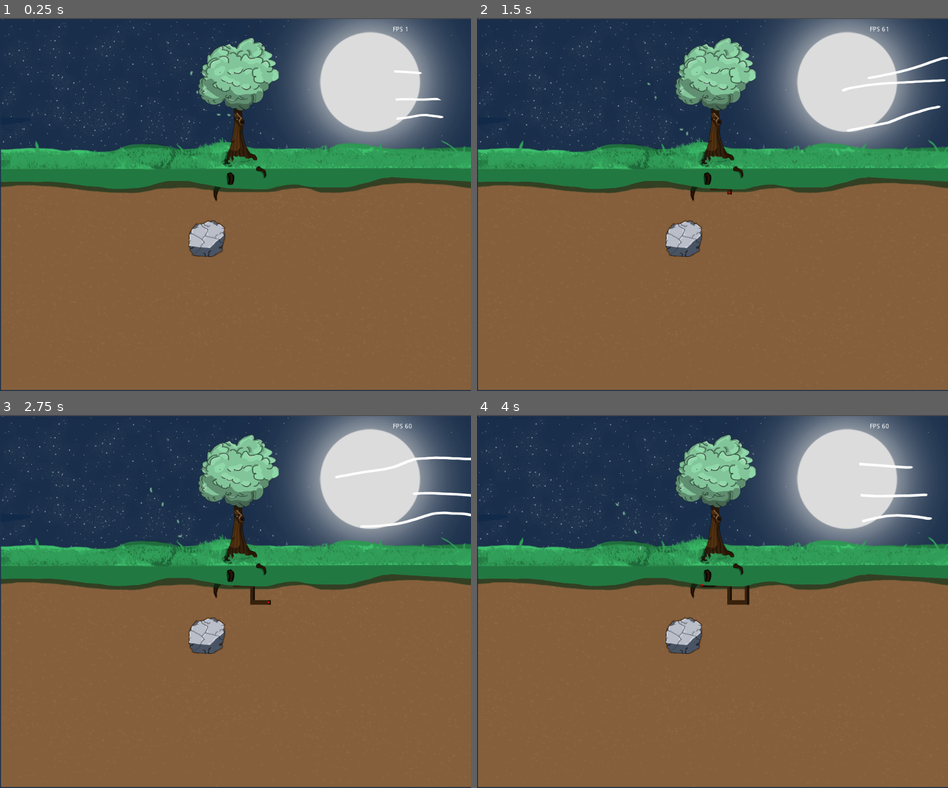
Above: before the commit, frames 1-4 (two rows, left to right).
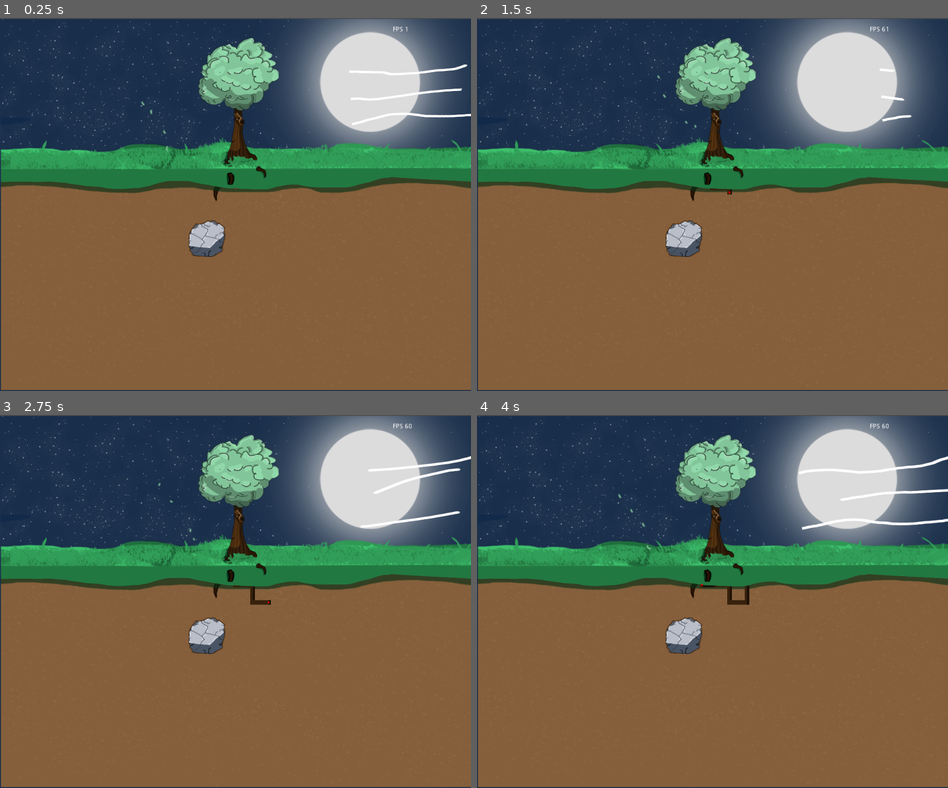
Above: after the commit, the same moments.

Repository: GunesUstunalp/GGJ2023Game
Game: Godot game, scene res://MainScene.tscn
The game is run twice, just before and just after one commit, with the same random seed, the same clock (stepped at 60 frames per second) and the same inputs.
Inputs:
- Up to frame 1 (0.25 s): no input
- Up to frame 2 (1.5 s): hold D (move_right) 0.53-1.28 s; hold S (move_down) from 1.28 s (still down)
- Up to frame 3 (2.75 s): release S (move_down) at 2.03 s; hold D (move_right) from 2.03 s (still down)
- Up to frame 4 (4 s): release D (move_right) at 2.78 s; hold W (move_up) 2.78-3.53 s; hold A (move_left) from 3.53 s (still down)

The runs differ from the first frame. In frame 1, 0.7% of the frame differs, in the area x 2-100%, y 12-41%; in frame 2, 0.8%; in frame 3, 0.9%; in frame 4, 1.1%, in the area x 2-100%, y 11-41%.

Commit message:
wind added

Diff:
--- a/MainScene.tscn
+++ b/MainScene.tscn
@@ -43,6 +43,7 @@
 [ext_resource path="res://Resources/backgrass/Layer 5.png" type="Texture" id=41]
 [ext_resource path="res://Resources/treeroot.png" type="Texture" id=42]
 [ext_resource path="res://Resources/Layer 69.png" type="Texture" id=43]
+[ext_resource path="res://Resources/wind-loop.wav" type="AudioStream" id=44]
 [ext_resource path="res://Resources/backgrass/Layer 9.png" type="Texture" id=66]
 [ext_resource path="res://Resources/backgrass/Layer 8.png" type="Texture" id=67]
 [ext_resource path="res://Resources/backgrass/Layer 10.png" type="Texture" id=68]
@@ -188,14 +189,14 @@
 position = Vector2( 527, 302 )
 scale = Vector2( 0.938415, 0.788093 )
 frames = SubResource( 3 )
-frame = 9
+frame = 7
 playing = true
 
 [node name="Grass" type="AnimatedSprite" parent="."]
 position = Vector2( 529, 297 )
 scale = Vector2( 1.01546, 0.957143 )
 frames = SubResource( 1 )
-frame = 4
+frame = 11
 playing = true
 
 [node name="Treee" type="Sprite" parent="."]
@@ -217,7 +218,7 @@
 position = Vector2( 448, 176 )
 rotation = 1.09023
 frames = SubResource( 2 )
-frame = 18
+frame = 15
 playing = true
 
 [node name="Wind" type="AnimatedSprite" parent="."]
@@ -225,10 +226,15 @@
 rotation = 3.08787
 scale = Vector2( 0.66, 0.33 )
 frames = SubResource( 5 )
-frame = 32
+frame = 23
 speed_scale = 4.5
 playing = true
 script = ExtResource( 115 )
+
+[node name="WindSound" type="AudioStreamPlayer" parent="Wind"]
+stream = ExtResource( 44 )
+volume_db = -15.0
+autoplay = true
 
 [node name="FPSCounter" type="Label" parent="."]
 margin_left = 854.0
--- a/Wind.gd
+++ b/Wind.gd
@@ -24,6 +24,7 @@
 
 	var rootEnd = get_parent().get_node("RootEnd")
 	rootEnd.connect("found_rock", self, "found_rock")
+	get_node("WindSound").volume_db = -15
 
 func _process(delta):
 	strength += delta * STRENGTH_UP_RATE
@@ -55,6 +56,9 @@
 	if int(strength) != lastSignaledStrength:
 		emit_signal("strength_passed_threshold", int(strength))
 		lastSignaledStrength = int(strength)
+		get_node("WindSound").volume_db = -20 + 5*int(strength)
+		print(get_node("WindSound").volume_db)
+		get_node("WindSound").playing = true
 
 
 func found_rock(rockPosition, foundRockIndex):
Not shown: 1 places in MainScene.tscn that only renumber resources
Not shown, added: Resources/wind-loop.wav.import
Not shown, added: Resources/wind-loop.wav
